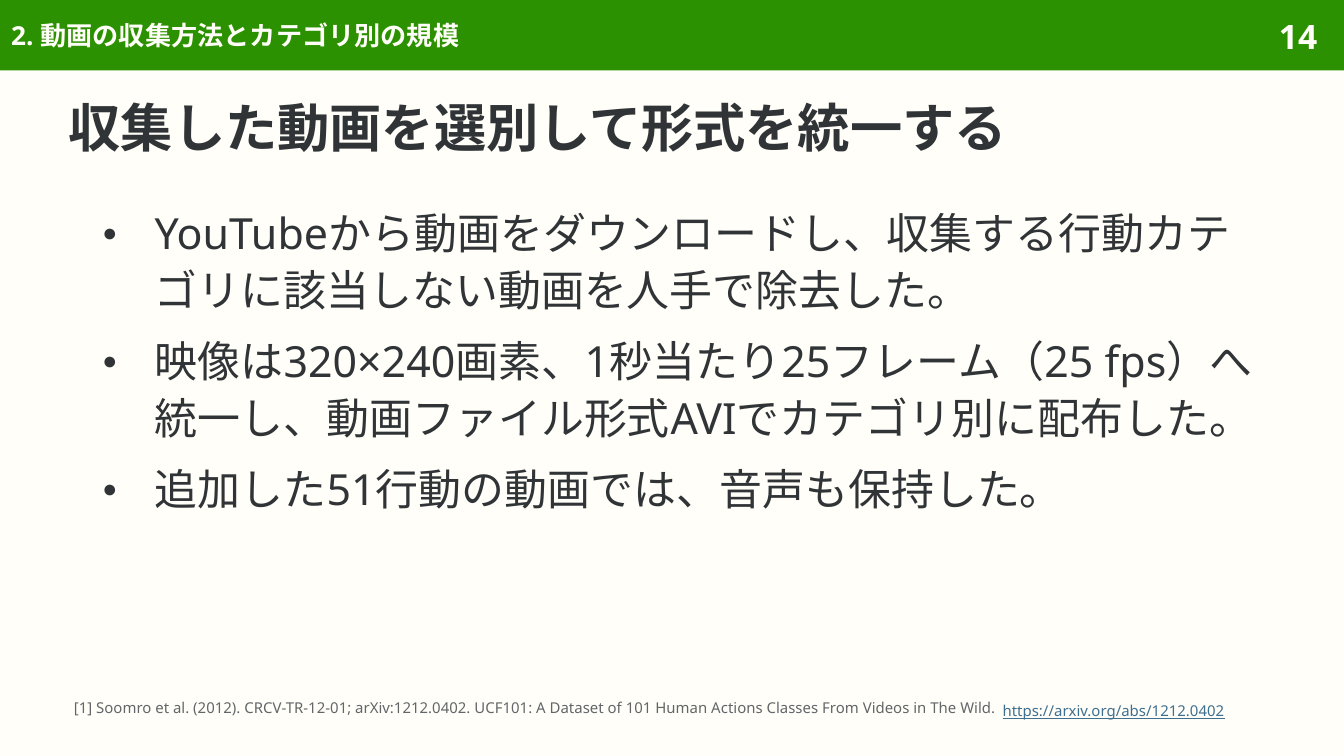
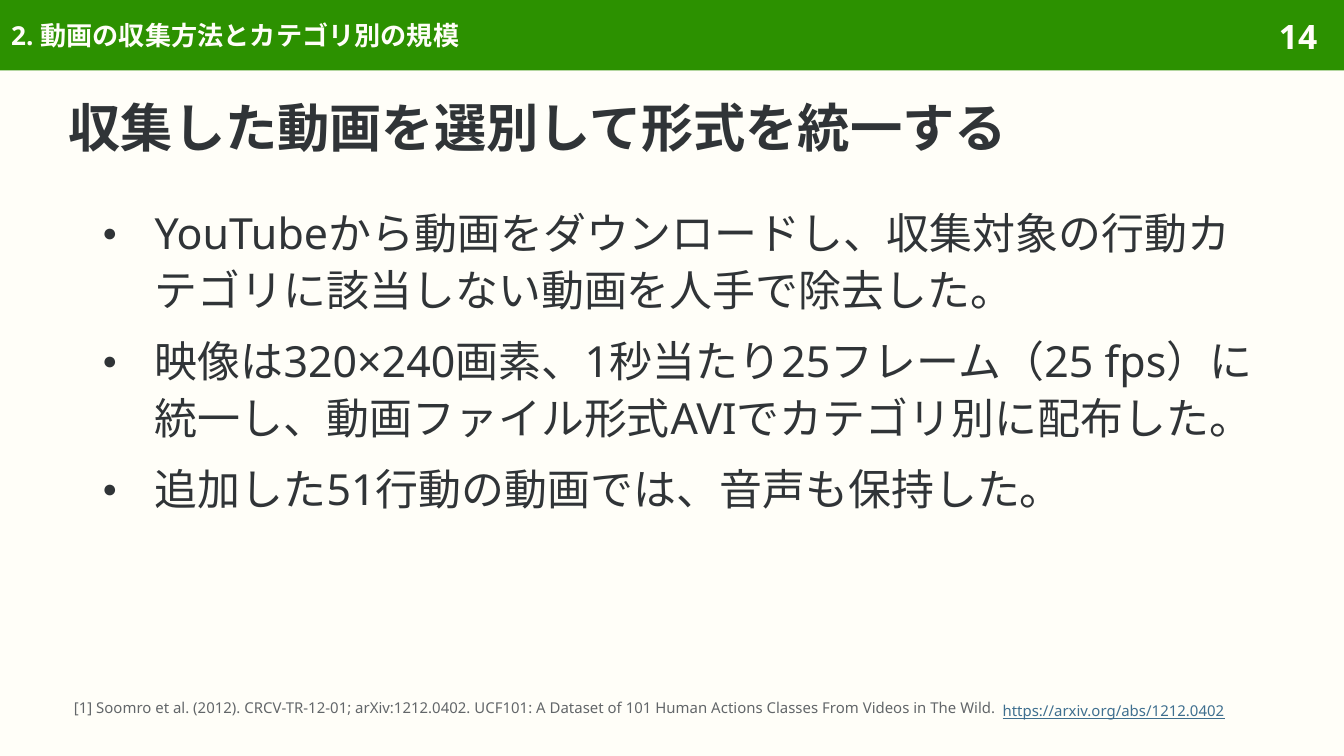
Before and after one commit to sasakiy84/datasets-in-10-minutes, a slide deck: slide 14 of slides/datasets-in-10-minutes-ucf101.pptx. Drawn at 1344x756 pixels with LibreOffice and Linux fonts; fonts in the diff are those of the drawing. Boxes give left, top, right and bottom in pixels: in the first picture for what was removed or moved away, otherwise in the second. Text is boxed around its words. In the diff, an @@ line names an element or a change of style, - is before the commit and + after.

```diff
--- a/slides/datasets-in-10-minutes-ucf101.pptx
+++ b/slides/datasets-in-10-minutes-ucf101.pptx
@@ text at <box>155,213,1253,438</box>: text changed @@
-● YouTubeから動画をダウンロードし、収集する行動カテゴリに該当しない動画を人手で除去した。
-● 映像は320×240画素、1秒当たり25フレーム（25 fps）へ統一し、動画ファイル形式AVIでカテゴリ別に配布した。
+● YouTubeから動画をダウンロードし、収集対象の行動カテゴリに該当しない動画を人手で除去した。
+● 映像は320×240画素、1秒当たり25フレーム（25 fps）に統一し、動画ファイル形式AVIでカテゴリ別に配布した。
```
Also in this commit, not shown: 9 other slides changed, 7 other files.
